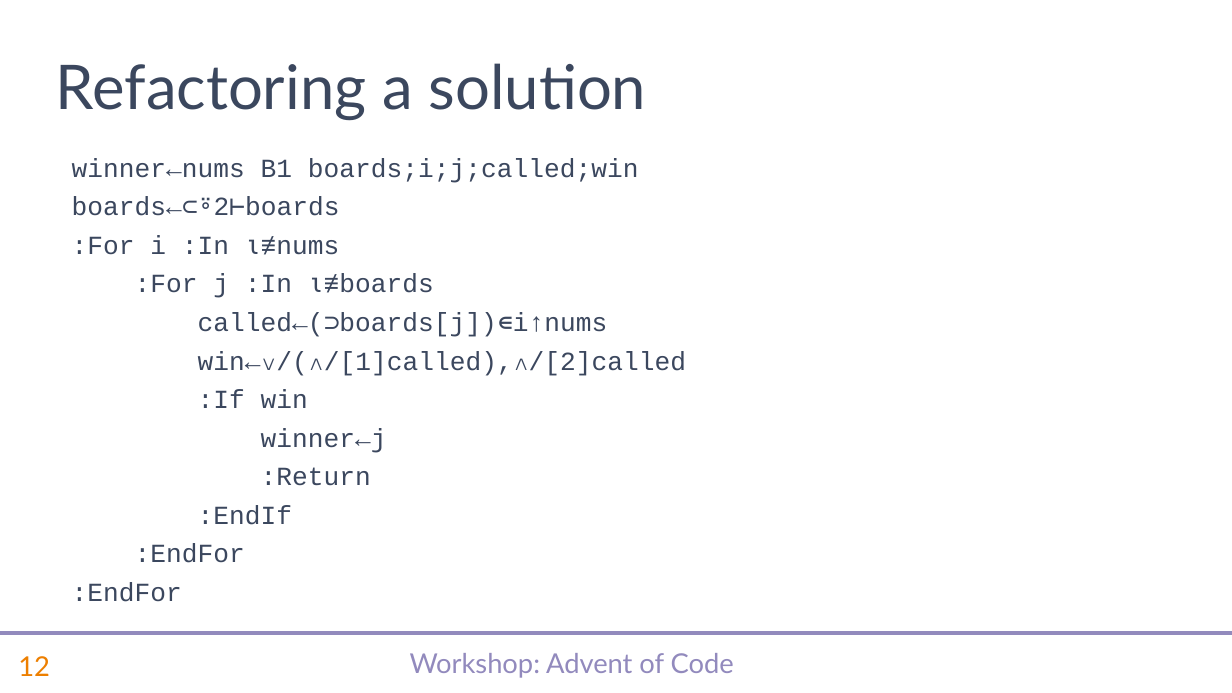
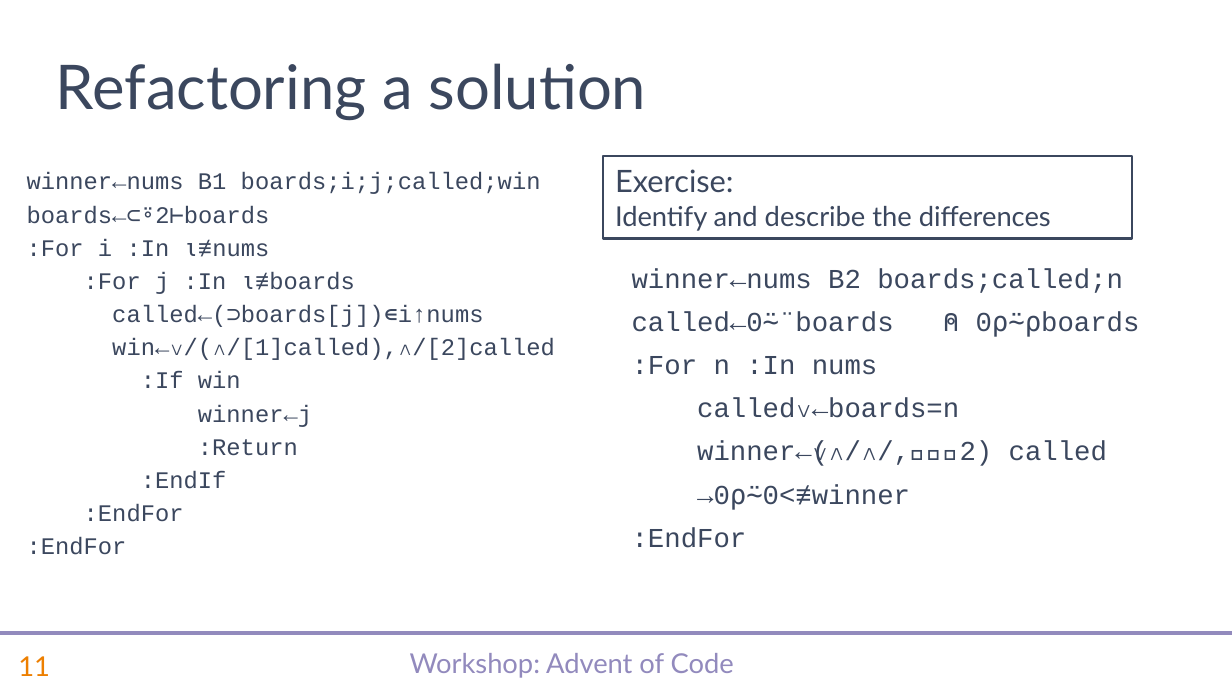
Before and after one commit to abrudz/SimCorp, a slide deck: slide 12 of aoc/slides.pptx (slide 13 before the commit). Drawn at 1232x693 pixels with LibreOffice and Linux fonts; fonts in the diff are those of the drawing; background and template pictures are left out. Boxes give left, top, right and bottom in pixels: in the first picture for what was removed or moved away, otherwise in the second. Text is boxed around its words. In the diff, an @@ line names an element or a change of style, - is before the commit and + after.

```diff
--- a/aoc/slides.pptx
+++ b/aoc/slides.pptx
@@ text "winner←nums B1 boards;i;j;called;win": place and size @@
-text "winner←nums B1 boards;i;j;called;win" at <box>72,158,686,602</box>
+text "winner←nums B1 boards;i;j;called;win" at <box>27,172,555,555</box>
@@ text "winner←nums B1 boards;i;j;called;win" at <box>27,172,555,555</box>: size 15.3 to 13.9 pt; line spacing 0.9 to 0.8 @@
@@ rectangle added at <box>602,155,1131,238</box>, outline #3B475E 1.5 pt, 16 pt, text #3B475E @@
+Exercise:
+Identify and describe the differences
@@ text added at <box>632,269,1139,548</box>, 16 pt, text #3B475E @@
+winner←nums B2 boards;called;n
+called←0⍨¨boards ⍝ 0⍴⍨⍴boards
+:For n :In nums
+called∨←boards=n
+winner←⍸(∨/∧/,∧⌿⍤2) called
+→0⍴⍨0<≢winner
+:EndFor
@@ page number at <box>18,656,50,676</box>: text changed @@
-12
+11
```
Also in this commit, not shown: 14 other slides changed, 20 slides removed, 1 other file.
